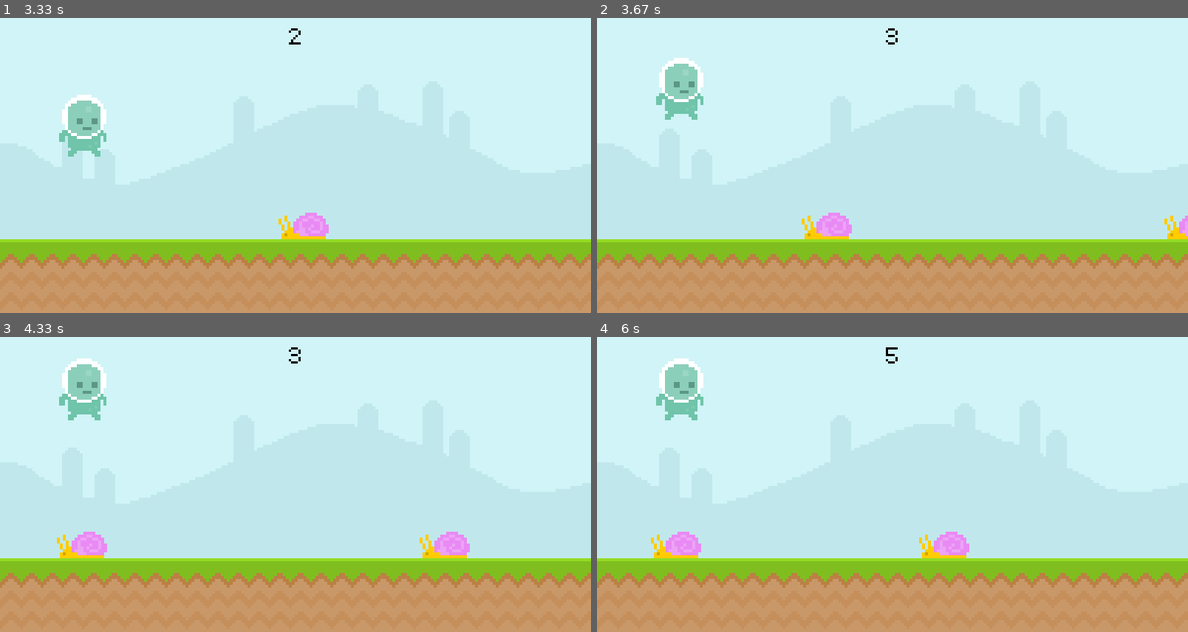
Above: before the commit, frames 1-4 (two rows, left to right).
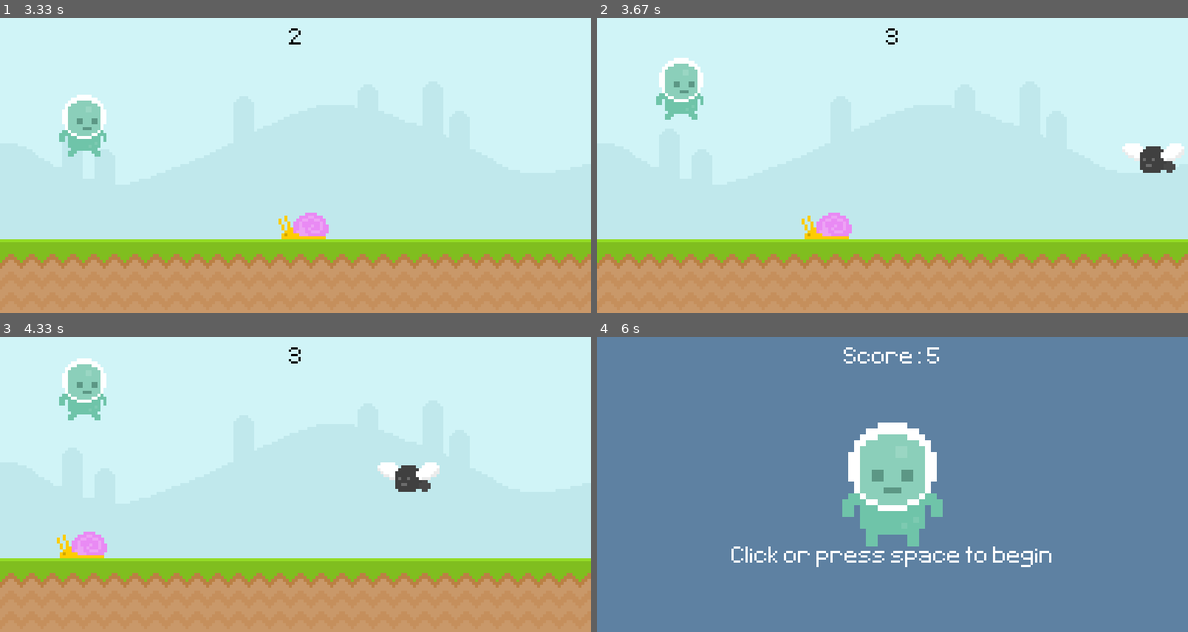
Above: after the commit, the same moments.

Repository: Kntobor/TheUltimateIntroToPygame
Game: pygame game, started from main.py
The game is run twice, just before and just after one commit, with the same random seed, the same clock (stepped at 60 frames per second) and the same inputs.
Inputs (mouse positions are in pixels of both pictures, inside the frame that each line leads up to):
- Up to frame 1 (3.33 s): tap Space at 0.33 s; click (295, 183) at 0.72 s; click (514, 268) at 1.55 s; click (265, 242) at 2.38 s; click (212, 103) at 3.22 s
- Up to frame 2 (3.67 s): no input
- Up to frame 3 (4.33 s): click (478, 478) at 4.05 s
- Up to frame 4 (6 s): click (721, 425) at 4.88 s; click (721, 466) at 5.72 s

Frame 1 is identical in both runs. In frame 2, 0.9% of the frame differs, in the area x 88-100%, y 42-75%; in frame 3, 1.3%; in frame 4, 100%, in the area x 0-100%, y 0-100%.

Commit message:
Added fly enemy type

Diff:
--- a/main.py
+++ b/main.py
@@ -36,7 +36,10 @@
 def displayEnemies(enemyList):
     if enemyList:
         for rect in enemyList:
-            screen.blit(snailSurface, rect)
+            if rect.bottom == 300:
+                screen.blit(snailSurface, rect)
+            elif rect.bottom == 210:
+                screen.blit(flySurface, rect)
 
 #PyGame setup
 pygame.init()
@@ -51,8 +54,9 @@
 groundSurface = pygame.image.load('graphics\ground.png').convert()
 
 # Enemies
+flySurface = pygame.image.load('graphics\Fly\Fly1.png').convert_alpha()
 snailSurface = pygame.image.load('graphics\snail\snail1.png').convert_alpha()
-snailRect = snailSurface.get_rect(bottom = 300, right = 750)
+
 
 enemyRectList = []
 
@@ -87,7 +91,7 @@
                     playerGravity = -20
                 elif gameOver == True:
                     playerRect.bottom = 300
-                    snailRect.right = 750
+                    enemyRectList.clear()
                     timeSpent = pygame.time.get_ticks()
                     gameOver = False
         elif event.type == pygame.KEYDOWN:
@@ -96,11 +100,15 @@
                     playerGravity = -20
                 elif gameOver == True:
                     playerRect.bottom = 300
-                    snailRect.right = 750
+                    enemyRectList.clear()
                     timeSpent = pygame.time.get_ticks()
                     gameOver = False
         elif event.type == enemyTimer and gameOver == False:
-            enemyRectList.append(snailSurface.get_rect(bottom = 300, right = randint(900, 1100)))
+            enemyType = randint(1, 2)
+            if enemyType == 1:
+                enemyRectList.append(snailSurface.get_rect(bottom = 300, right = randint(900, 1100)))
+            elif enemyType == 2:
+                enemyRectList.append(flySurface.get_rect(bottom = 210, right = randint(900, 1100)))
 
 
     if gameOver == False:
@@ -113,10 +121,6 @@
         if playerRect.bottom >= 300:
             playerRect.bottom = 300
         screen.blit(playerSurface, playerRect)
-
-        if playerRect.colliderect(snailRect):
-            round += 1
-            gameOver = True
 
         # Obstacle Movement
         enemyMovement(enemyRectList)
